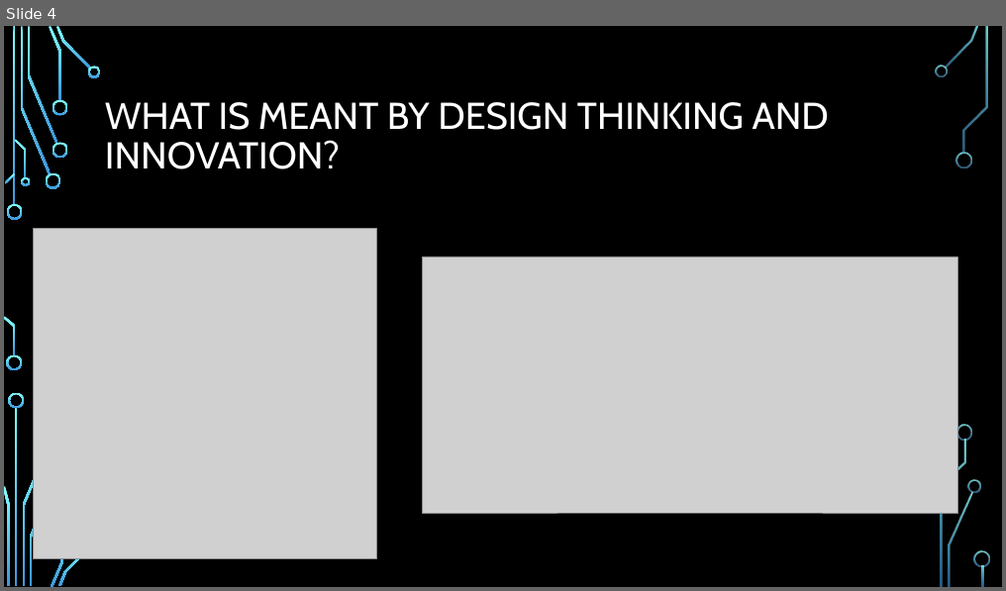
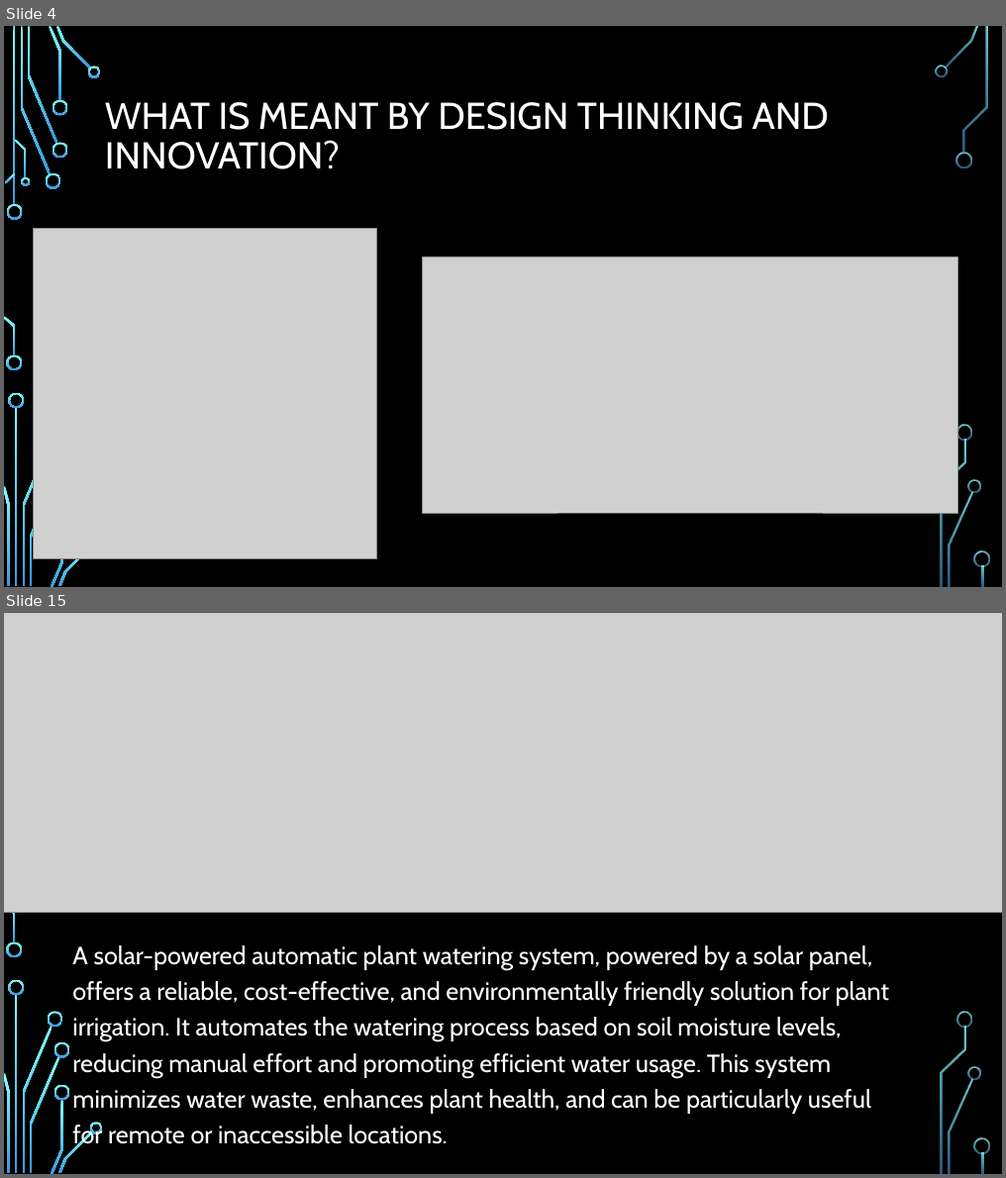
Before and after one commit to hemanthkumar29/design-think-website, a slide deck: public/team_presentations/team_7_presentation.pptx. Shown one above the other, each under a label of ours: slide 4 before the commit, slides 4 and 15 after it; the slides between them are not shown. The pictures are 1006x591 and 1006x1178 pixels, drawn with LibreOffice and Linux fonts; fonts in the diff are those of the drawing; grey boxes stand for pictures; background and template pictures are left out. Boxes give left, top, right and bottom in pixels: in the first picture for what was removed or moved away, otherwise in the second. Text is boxed around its words. In the diff, an @@ line names an element or a change of style, - is before the commit and + after.

```diff
--- a/public/team_presentations/team_7_presentation.pptx
+++ b/public/team_presentations/team_7_presentation.pptx
@@ slide 15 added at <box>4,613,1002,1174</box>, background picture (left out); not listed: 15 template elements that a slide beside it also shows @@
@@ picture added at <box>4,613,1002,913</box> @@
@@ text added at <box>72,946,889,1150</box>, 24 pt, text #FFFFFF @@
+A solar-powered automatic plant watering system, powered by a solar panel, offers a reliable, cost-effective, and environmentally friendly solution for plant irrigation. It automates the watering process based on soil moisture levels, reducing manual effort and promoting efficient water usage. This system minimizes water waste, enhances plant health, and can be particularly useful for remote or inaccessible locations.
@@ group added at <box>48,1011,103,1134</box>: 4 freeform shapes @@
```
Also in this commit, not shown: 6 slides changed, 8 other slides added, 6 slides removed, 1 other file.
